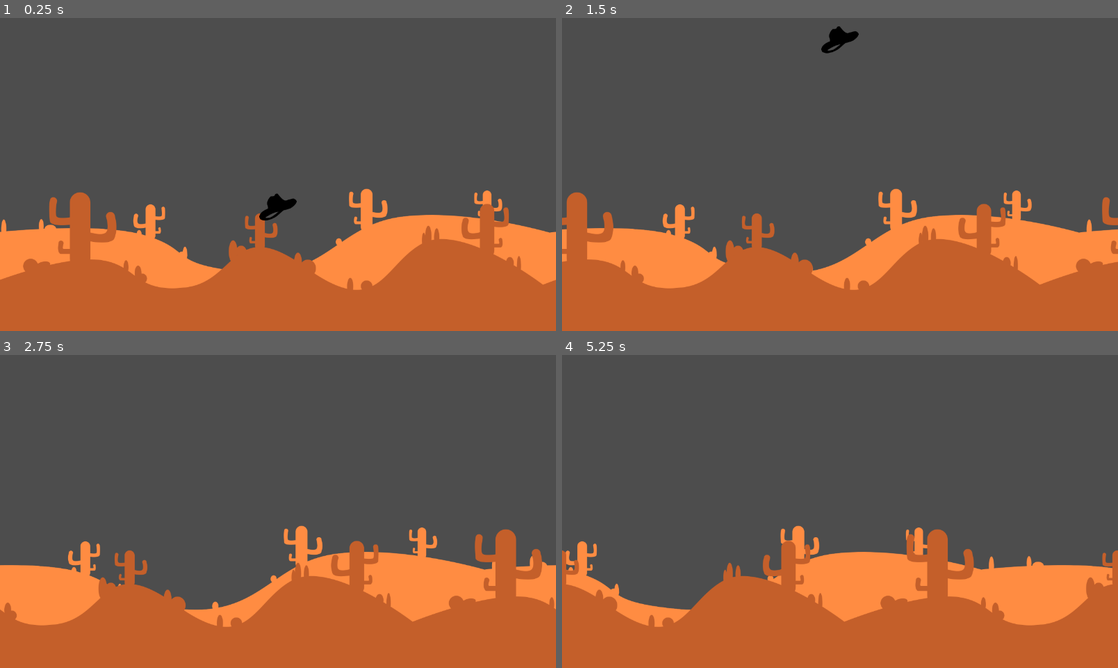
Above: before the commit, frames 1-4 (two rows, left to right).
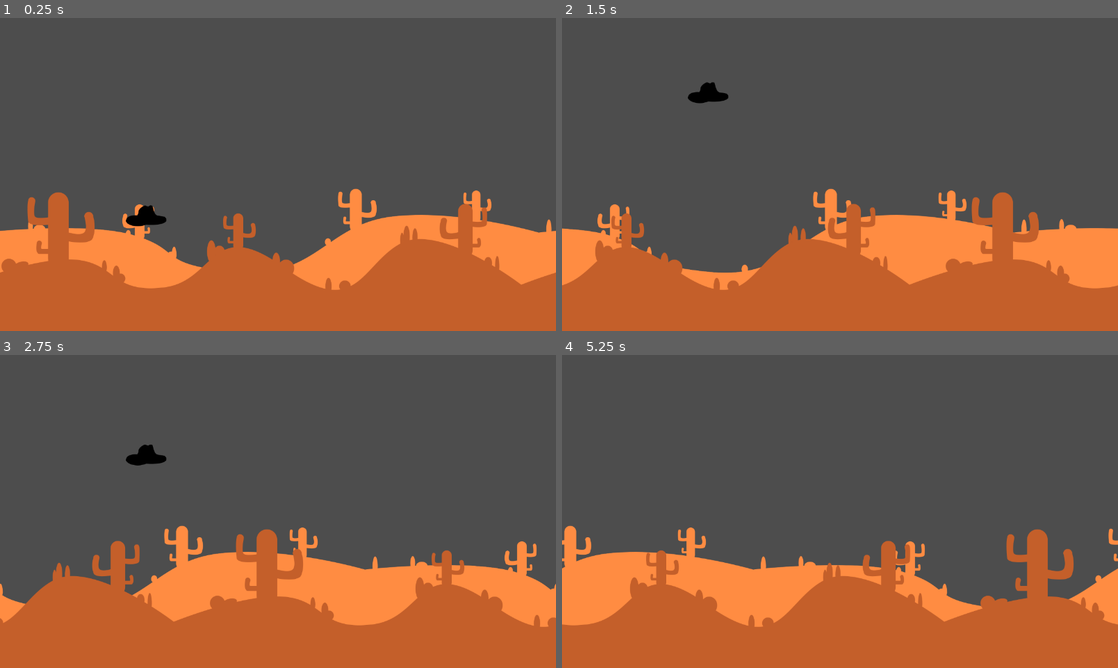
Above: after the commit, the same moments.

Repository: AlixBarreaux/flappy-hat
Game: Godot game, scene res://main.tscn
Two runs of this game, one before a commit and one after it. Both use one fixed random seed, a clock stepped at 60 frames per second and the inputs below.
Inputs:
- Up to frame 1 (0.25 s): no input
- Up to frame 2 (1.5 s): tap Enter at 0.5 s; tap Space (jump) at 0.6, 0.77, 1.07, 1.35 s
- Up to frame 3 (2.75 s): tap Space (jump) at 1.52, 1.82, 2.1 s
- Up to frame 4 (5.25 s): tap Space (jump) at 2.85, 3.02, 3.32, 3.6, 3.77, 4.07, 4.35, 4.52, 4.82, 5.1 s

The runs differ from the first frame. In frame 1, 8.5% of the frame differs, in the area x 0-100%, y 54-87%; in frame 2, 15%; in frame 3, 17%; in frame 4, 18%.

Commit message:
Feat: Get the MVP to work

Diff:
--- /dev/null
+++ b/arena_boundaries.gd
@@ -0,0 +1,23 @@
+extends Node2D
+class_name ArenaBoundaries
+
+
+# ----------------- DECLARE VARIABLES -----------------
+
+
+@onready var boundary_top: CollisionShape2D = $BoundaryTop
+@onready var boundary_bottom: CollisionShape2D = $BoundaryBottom
+
+
+# ----------------- RUN CODE -----------------
+
+
+func _ready() -> void:
+	boundary_top.shape.size = Vector2(get_viewport_rect().size.x, get_viewport_rect().size.y / 8)
+	boundary_bottom.shape.size = Vector2(get_viewport_rect().size.x, get_viewport_rect().size.y / 8)
+
+	boundary_bottom.global_position = Vector2(get_viewport_rect().size.x / 2, get_viewport_rect().size.y - boundary_bottom.shape.size.y / 2)
+	boundary_top.global_position = Vector2(get_viewport_rect().size.x / 2, -boundary_bottom.shape.size.y / 2)
+
+
+# ----------------- DECLARE FUNCTIONS -----------------
--- /dev/null
+++ b/autoloads/scripts/game_state.gd
@@ -0,0 +1,18 @@
+extends Node
+#class_name GameState
+
+
+# ----------------- DECLARE VARIABLES -----------------
+
+
+var current_score: int = 0
+var high_score: int = 0
+
+
+# ----------------- RUN CODE -----------------
+
+
+
+
+
+# ----------------- DECLARE FUNCTIONS -----------------
--- a/hero.gd
+++ b/hero.gd
@@ -5,12 +5,12 @@
 # ----------------- DECLARE VARIABLES -----------------
 
 
-var gravity: float = 900.0
-var jump_force: float = 6000.0
+@export var gravity: float = 250.0
+@export var jump_force: float = 3300.0
 #var rotation_speed:  = 2
 
-var max_gravity: float = 450.0
-var max_jump_force = 6000.0
+@export var max_gravity: float = 600.0
+@export var max_jump_force = 3300.0
 
 
 # ----------------- RUN CODE -----------------
@@ -24,7 +24,6 @@
 	self.velocity.y = min(self.velocity.y, max_gravity)
 
 	self.move_and_slide()
-	print("velocity: ", velocity)
 
 
 func _unhandled_key_input(event: InputEvent) -> void:
--- a/main.tscn
+++ b/main.tscn
@@ -1,12 +1,14 @@
-[gd_scene load_steps=6 format=3 uid="uid://c3jf4o1f4pc4c"]
+[gd_scene load_steps=8 format=3 uid="uid://c3jf4o1f4pc4c"]
 
 [ext_resource type="Texture2D" uid="uid://1pwh40vf6kp8" path="res://assets/middleground_desert.png" id="1_wcrsp"]
 [ext_resource type="Texture2D" uid="uid://cgbu5muk28jsb" path="res://assets/desert_foreground.png" id="2_sl184"]
 [ext_resource type="Script" path="res://scripts/camera.gd" id="3_p52fh"]
 [ext_resource type="PackedScene" uid="uid://cvfus84lv04ta" path="res://scenes/hero.tscn" id="4_dv7uu"]
+[ext_resource type="Script" path="res://arena_boundaries.gd" id="4_fmlmj"]
+[ext_resource type="PackedScene" uid="uid://c6wtl074b6vv" path="res://scenes/obstacle.tscn" id="5_5y2s5"]
 
 [sub_resource type="RectangleShape2D" id="RectangleShape2D_vquv8"]
-size = Vector2(1920, 135)
+size = Vector2(1920, 134)
 
 [node name="Main" type="Node"]
 
@@ -30,15 +32,58 @@
 position = Vector2(960, 841)
 texture = ExtResource("2_sl184")
 
-[node name="Camera2D" type="Camera2D" parent="World"]
-position = Vector2(960, 540)
+[node name="MovingObjects" type="Node2D" parent="World"]
+position = Vector2(0, 1000)
 script = ExtResource("3_p52fh")
+scroll_speed = 800.0
 
-[node name="StaticBody2D" type="StaticBody2D" parent="World/Camera2D"]
+[node name="Camera2D" type="Camera2D" parent="World/MovingObjects"]
+position = Vector2(960, -460)
+
+[node name="ArenaBoundaries" type="StaticBody2D" parent="World/MovingObjects/Camera2D"]
 position = Vector2(-960, 460)
+script = ExtResource("4_fmlmj")
 
-[node name="CollisionShape2D" type="CollisionShape2D" parent="World/Camera2D/StaticBody2D"]
-position = Vector2(960, 13)
+[node name="BoundaryTop" type="CollisionShape2D" parent="World/MovingObjects/Camera2D/ArenaBoundaries"]
+position = Vector2(960, -869)
 shape = SubResource("RectangleShape2D_vquv8")
 
-[node name="Hero" parent="World/Camera2D" instance=ExtResource("4_dv7uu")]
+[node name="BoundaryBottom" type="CollisionShape2D" parent="World/MovingObjects/Camera2D/ArenaBoundaries"]
+position = Vector2(960, -75)
+shape = SubResource("RectangleShape2D_vquv8")
+
+[node name="Hero" parent="World/MovingObjects/Camera2D" instance=ExtResource("4_dv7uu")]
+position = Vector2(-455, 0)
+
+[node name="Obstacles" type="Node2D" parent="World"]
+
+[node name="Obstacle" parent="World/Obstacles" node_paths=PackedStringArray("camera", "boundary_bottom_collision_shape") instance=ExtResource("5_5y2s5")]
+position = Vector2(3995, 540)
+camera = NodePath("../../MovingObjects/Camera2D")
+boundary_bottom_collision_shape = NodePath("../../MovingObjects/Camera2D/ArenaBoundaries/BoundaryBottom")
+
+[node name="Obstacle2" parent="World/Obstacles" node_paths=PackedStringArray("camera", "boundary_bottom_collision_shape") instance=ExtResource("5_5y2s5")]
+position = Vector2(4395, 540)
+camera = NodePath("../../MovingObjects/Camera2D")
+boundary_bottom_collision_shape = NodePath("../../MovingObjects/Camera2D/ArenaBoundaries/BoundaryBottom")
+
+[node name="Obstacle3" parent="World/Obstacles" node_paths=PackedStringArray("camera", "boundary_bottom_collision_shape") instance=ExtResource("5_5y2s5")]
+position = Vector2(4795, 540)
+camera = NodePath("../../MovingObjects/Camera2D")
+boundary_bottom_collision_shape = NodePath("../../MovingObjects/Camera2D/ArenaBoundaries/BoundaryBottom")
+
+[node name="Obstacle4" parent="World/Obstacles" node_paths=PackedStringArray("camera", "boundary_bottom_collision_shape") instance=ExtResource("5_5y2s5")]
+position = Vector2(5195, 540)
+camera = NodePath("../../MovingObjects/Camera2D")
+boundary_bottom_collision_shape = NodePath("../../MovingObjects/Camera2D/ArenaBoundaries/BoundaryBottom")
+
+[node name="BoundaryPoints" type="Node2D" parent="World"]
+
+[node name="BoundaryUpPoint" type="Marker2D" parent="World/BoundaryPoints"]
+position = Vector2(960, 0)
+
+[node name="BoundaryDownPoint" type="Marker2D" parent="World/BoundaryPoints"]
+position = Vector2(960, 946)
+
+[node name="BoundaryRightPoint" type="Marker2D" parent="World/BoundaryPoints"]
+position = Vector2(1920, 540)
--- a/project.godot
+++ b/project.godot
@@ -10,13 +10,14 @@
 
 [application]
 
-config/name="Alpy Bird"
+config/name="Flappy Hat"
 run/main_scene="res://main.tscn"
 config/features=PackedStringArray("4.1", "Mobile")
 
 [autoload]
 
 Settings="*res://autoloads/scripts/settings.gd"
+GameState="*res://autoloads/scripts/game_state.gd"
 
 [display]
 
--- a/scenes/hero.tscn
+++ b/scenes/hero.tscn
@@ -8,6 +8,8 @@
 
 [node name="Hero" type="CharacterBody2D"]
 script = ExtResource("1_vi73n")
+jump_force = 3000.0
+max_jump_force = 3000.0
 
 [node name="CollisionShape2D" type="CollisionShape2D" parent="."]
 shape = SubResource("RectangleShape2D_2glrc")
--- /dev/null
+++ b/scenes/obstacle.tscn
@@ -0,0 +1,33 @@
+[gd_scene load_steps=4 format=3 uid="uid://c6wtl074b6vv"]
+
+[ext_resource type="Script" path="res://scripts/obstacle.gd" id="1_bb731"]
+
+[sub_resource type="RectangleShape2D" id="RectangleShape2D_f6fs2"]
+size = Vector2(100, 870)
+
+[sub_resource type="RectangleShape2D" id="RectangleShape2D_vpwqo"]
+size = Vector2(100, 370)
+
+[node name="Obstacle" type="StaticBody2D"]
+position = Vector2(0, 540)
+script = ExtResource("1_bb731")
+
+[node name="CollisionShape2DTop" type="CollisionShape2D" parent="."]
+position = Vector2(0, -620)
+shape = SubResource("RectangleShape2D_f6fs2")
+
+[node name="CollisionShape2DBottom" type="CollisionShape2D" parent="."]
+position = Vector2(0, 620)
+shape = SubResource("RectangleShape2D_f6fs2")
+
+[node name="VisibleOnScreenNotifier2D" type="VisibleOnScreenNotifier2D" parent="."]
+scale = Vector2(6.1, 114.45)
+
+[node name="ObstaclePassedZone" type="Area2D" parent="."]
+
+[node name="CollisionShape2D" type="CollisionShape2D" parent="ObstaclePassedZone"]
+position = Vector2(50, 0)
+shape = SubResource("RectangleShape2D_vpwqo")
+
+[connection signal="screen_exited" from="VisibleOnScreenNotifier2D" to="." method="_on_visible_on_screen_notifier_2d_screen_exited"]
+[connection signal="body_entered" from="ObstaclePassedZone" to="." method="_on_area_2d_body_entered"]
--- a/scripts/camera.gd
+++ b/scripts/camera.gd
@@ -1,19 +1,19 @@
-extends Camera2D
-class_name CameraMain
+extends Node2D
+class_name MovingObjects
 
 
 # ----------------- DECLARE VARIABLES -----------------
 
 
-const direction: Vector2 = Vector2(1.0, 0.0)
-var scroll_speed: float = 5.0
+var direction: Vector2 = Vector2(1.0, 0.0)
+@export var scroll_speed: float = 300.0
 
 
 # ----------------- RUN CODE -----------------
 
 
 func _physics_process(delta: float) -> void:
-	self.position += direction * scroll_speed
+	self.global_position += direction * scroll_speed * delta
 
 
 # ----------------- DECLARE FUNCTIONS -----------------
--- /dev/null
+++ b/scripts/obstacle.gd
@@ -0,0 +1,34 @@
+extends StaticBody2D
+class_name Obstacle
+
+
+# ----------------- DECLARE VARIABLES -----------------
+
+
+@export var camera: Camera2D
+@export var boundary_bottom_collision_shape: CollisionShape2D
+
+@onready var obstacle_passed_zone_collision_shape: CollisionShape2D = $ObstaclePassedZone/CollisionShape2D
+@onready var obstacle_passed_zone_half_height = obstacle_passed_zone_collision_shape.shape.size.y / 2.0
+@onready var top_height_obstacle_limit: float = get_window().size.y * 0.2
+@onready var bottom_height_obstacle_limit: float = get_window().size.y - obstacle_passed_zone_half_height
+
+
+# ----------------- RUN CODE -----------------
+
+
+# ----------------- DECLARE FUNCTIONS -----------------
+
+
+func reset_to_new_random_position() -> void:
+	randomize()
+	var _random_y_position: float = randf_range(top_height_obstacle_limit, bottom_height_obstacle_limit)
+	self.global_position = Vector2(camera.global_position.x + (get_window().size.x), _random_y_position + top_height_obstacle_limit )
+
+
+func _on_visible_on_screen_notifier_2d_screen_exited() -> void:
+	self.reset_to_new_random_position()
+
+
+func _on_area_2d_body_entered(body: Node2D) -> void:
+	pass
Binary file changed: assets/cow_boy_hat.png
